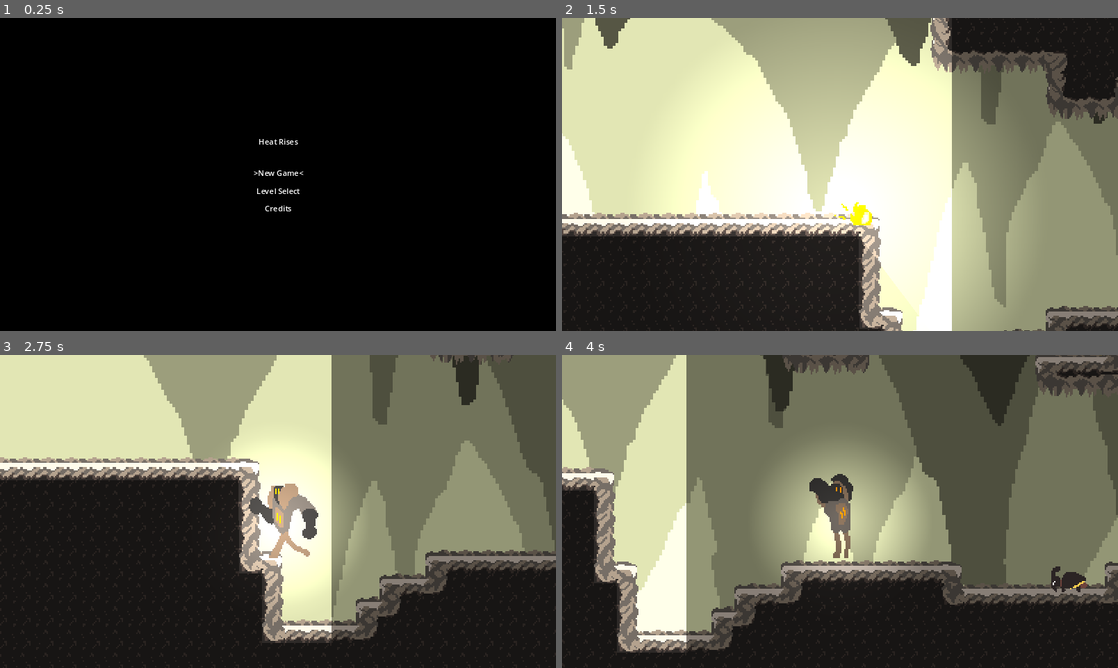
Above: before the commit, frames 1-4 (two rows, left to right).
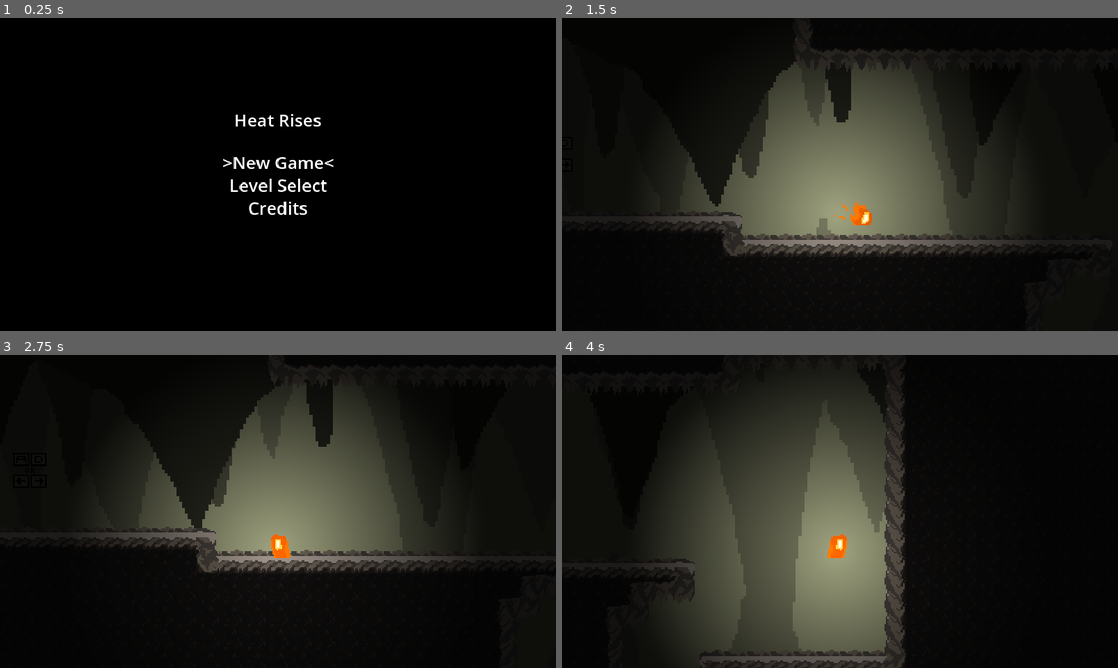
Above: after the commit, the same moments.

Repository: gcarlson/WildJam66
Game: Godot game, scene res://Assets/Scenes/home_page.tscn
The game is run twice, just before and just after one commit, with the same random seed, the same clock (stepped at 60 frames per second) and the same inputs. This scene is started directly instead of the project's main scene.
Inputs (mouse positions are in pixels of both pictures, inside the frame that each line leads up to):
- Up to frame 1 (0.25 s): no input
- Up to frame 2 (1.5 s): tap Enter (ui_accept) at 0.5 s; move the mouse to (962, 158) at 0.52 s; hold Enter (ui_accept) 0.53-1.28 s; hold Right (ui_right) from 0.53 s (still down); move the mouse to (728, 190) at 1.27 s; click (728, 190) at 1.35 s
- Up to frame 3 (2.75 s): tap Enter (ui_accept) at 1.52, 1.55, 1.82 s; move the mouse to (333, 442) at 2.02 s; release Right (ui_right) at 2.03 s; hold Left (ui_left) from 2.03 s (still down); hold Enter (ui_accept) from 2.03 s (still down); tap F (switch_form) at 2.1 s
- Up to frame 4 (4 s): move the mouse to (812, 574) at 2.77 s; release Left (ui_left) at 2.78 s; release Enter (ui_accept) at 2.78 s; hold Right (ui_right) from 2.78 s (still down); tap Enter (ui_accept) at 2.85, 3.02, 3.32 s; move the mouse to (1006, 558) at 3.52 s; hold Enter (ui_accept) from 3.53 s (still down); click (1006, 558) at 3.6 s

The runs differ from the first frame. In frame 1, 1.2% of the frame differs, in the area x 40-60%, y 30-63%; in frame 2, 81%; in frame 3, 68%; in frame 4, 84%, in the area x 0-100%, y 0-100%.

Commit message:
Touched up home page and credits

Diff:
--- /dev/null
+++ b/Assets/Scenes/Credits.gd
@@ -0,0 +1,17 @@
+extends CanvasLayer
+
+@onready var main_menu = $"../MainMenu"
+
+# Called when the node enters the scene tree for the first time.
+func _ready():
+	pass # Replace with function body.
+
+
+# Called every frame. 'delta' is the elapsed time since the previous frame.
+func _physics_process(delta):
+	if not visible:
+		return
+	if Input.is_action_just_pressed("ui_accept") or Input.is_action_just_pressed("ui_cancel"):
+		await get_tree().create_timer(0.1).timeout
+		main_menu.visible = true
+		visible = false
--- a/Assets/Scenes/home_page.gd
+++ b/Assets/Scenes/home_page.gd
@@ -3,6 +3,7 @@
 
 @onready var buttons = [$RichTextLabel2, $RichTextLabel3, $RichTextLabel4]
 @onready var level_menu = $"../LevelMenu"
+@onready var credits = $"../Credits"
 
 var scenes = ["res://Assets/Scenes/level_2.tscn", "res://Assets/Scenes/level_1.tscn", "res://Assets/Scenes/level_3.tscn"]
 
@@ -21,10 +22,14 @@
 		return
 	if Input.is_action_just_pressed("ui_accept"):
 		if index == 0:
-			get_tree().change_scene_to_file(scenes[0])
+			get_tree().change_scene_to_file("res://Assets/Scenes/level_0.tscn")
 		elif index == 1:
 			await get_tree().create_timer(0.1).timeout
 			level_menu.visible = true
+			visible = false
+		elif index == 2:
+			await get_tree().create_timer(0.1).timeout
+			credits.visible = true
 			visible = false
 	else:
 		move_cooldown -= delta
--- a/Assets/Scenes/home_page.tscn
+++ b/Assets/Scenes/home_page.tscn
@@ -1,7 +1,11 @@
-[gd_scene load_steps=3 format=3 uid="uid://cuge8cytvl0vh"]
+[gd_scene load_steps=6 format=3 uid="uid://cuge8cytvl0vh"]
 
 [ext_resource type="Script" path="res://Assets/Scenes/home_page.gd" id="1_ppya4"]
 [ext_resource type="Script" path="res://Assets/Scenes/LevelMenu.gd" id="2_ipp4i"]
+[ext_resource type="Script" path="res://Assets/Scenes/Credits.gd" id="3_7joe6"]
+[ext_resource type="Texture2D" uid="uid://bjgv7v2y81nwm" path="res://Assets/Sprites/then-the-morning-comes.png" id="3_unbpj"]
+
+[sub_resource type="Theme" id="Theme_qnbgd"]
 
 [node name="HomePage" type="Node2D"]
 
@@ -19,12 +23,13 @@
 anchor_top = 0.5
 anchor_right = 0.5
 anchor_bottom = 0.5
-offset_left = -68.5
-offset_top = -78.65
-offset_right = 68.5
-offset_bottom = -51.6401
-grow_horizontal = 2
-grow_vertical = 2
+offset_left = -169.5
+offset_top = -137.625
+offset_right = 169.5
+offset_bottom = -73.625
+grow_horizontal = 2
+grow_vertical = 2
+theme_override_font_sizes/normal_font_size = 36
 bbcode_enabled = true
 text = "[center]Heat Rises"
 
@@ -34,12 +39,13 @@
 anchor_top = 0.5
 anchor_right = 0.5
 anchor_bottom = 0.5
-offset_left = -68.5
-offset_top = -13.5049
-offset_right = 68.5
-offset_bottom = 13.5049
-grow_horizontal = 2
-grow_vertical = 2
+offset_left = -189.5
+offset_top = -50.155
+offset_right = 189.5
+offset_bottom = 9.845
+grow_horizontal = 2
+grow_vertical = 2
+theme_override_font_sizes/normal_font_size = 36
 bbcode_enabled = true
 text = "[center]>New Game<"
 
@@ -49,12 +55,13 @@
 anchor_top = 0.5
 anchor_right = 0.5
 anchor_bottom = 0.5
-offset_left = -68.5
-offset_top = 22.825
-offset_right = 68.5
-offset_bottom = 49.8349
-grow_horizontal = 2
-grow_vertical = 2
+offset_left = -187.5
+offset_top = -3.39999
+offset_right = 187.5
+offset_bottom = 59.6
+grow_horizontal = 2
+grow_vertical = 2
+theme_override_font_sizes/normal_font_size = 36
 bbcode_enabled = true
 text = "[center]Level Select"
 
@@ -64,12 +71,13 @@
 anchor_top = 0.5
 anchor_right = 0.5
 anchor_bottom = 0.5
-offset_left = -68.5
-offset_top = 58.555
-offset_right = 68.5
-offset_bottom = 85.5649
-grow_horizontal = 2
-grow_vertical = 2
+offset_left = -201.0
+offset_top = 44.455
+offset_right = 201.0
+offset_bottom = 108.455
+grow_horizontal = 2
+grow_vertical = 2
+theme_override_font_sizes/normal_font_size = 36
 bbcode_enabled = true
 text = "[center]Credits"
 
@@ -88,14 +96,17 @@
 anchor_top = 0.5
 anchor_right = 0.5
 anchor_bottom = 0.5
-offset_left = -68.5
-offset_top = -78.65
-offset_right = 68.5
-offset_bottom = -51.6401
-grow_horizontal = 2
-grow_vertical = 2
+offset_left = -171.5
+offset_top = -196.98
+offset_right = 171.5
+offset_bottom = -123.98
+grow_horizontal = 2
+grow_vertical = 2
+theme_override_font_sizes/normal_font_size = 53
 bbcode_enabled = true
 text = "[center]Levels"
+fit_content = true
+scroll_active = false
 
 [node name="RichTextLabel2" type="RichTextLabel" parent="LevelMenu"]
 anchors_preset = 8
@@ -103,14 +114,17 @@
 anchor_top = 0.5
 anchor_right = 0.5
 anchor_bottom = 0.5
-offset_left = -68.5
-offset_top = -13.5049
-offset_right = 68.5
-offset_bottom = 13.5049
-grow_horizontal = 2
-grow_vertical = 2
+offset_left = -216.0
+offset_top = -97.0
+offset_right = 218.0
+offset_bottom = -24.0
+grow_horizontal = 2
+grow_vertical = 2
+theme_override_font_sizes/normal_font_size = 44
 bbcode_enabled = true
 text = "[center]>Level 1<"
+fit_content = true
+scroll_active = false
 
 [node name="RichTextLabel3" type="RichTextLabel" parent="LevelMenu"]
 anchors_preset = 8
@@ -118,14 +132,17 @@
 anchor_top = 0.5
 anchor_right = 0.5
 anchor_bottom = 0.5
-offset_left = -68.5
-offset_top = 22.825
-offset_right = 68.5
-offset_bottom = 49.8349
-grow_horizontal = 2
-grow_vertical = 2
+offset_left = -215.5
+offset_top = -32.68
+offset_right = 217.5
+offset_bottom = 40.3203
+grow_horizontal = 2
+grow_vertical = 2
+theme_override_font_sizes/normal_font_size = 44
 bbcode_enabled = true
 text = "[center]Level 2"
+fit_content = true
+scroll_active = false
 
 [node name="RichTextLabel4" type="RichTextLabel" parent="LevelMenu"]
 anchors_preset = 8
@@ -133,14 +150,17 @@
 anchor_top = 0.5
 anchor_right = 0.5
 anchor_bottom = 0.5
-offset_left = -68.5
-offset_top = 58.555
-offset_right = 68.5
-offset_bottom = 85.5649
-grow_horizontal = 2
-grow_vertical = 2
+offset_left = -214.5
+offset_top = 25.86
+offset_right = 216.5
+offset_bottom = 98.8602
+grow_horizontal = 2
+grow_vertical = 2
+theme_override_font_sizes/normal_font_size = 44
 bbcode_enabled = true
 text = "[center]Level 3"
+fit_content = true
+scroll_active = false
 
 [node name="RichTextLabel5" type="RichTextLabel" parent="LevelMenu"]
 anchors_preset = 8
@@ -148,11 +168,49 @@
 anchor_top = 0.5
 anchor_right = 0.5
 anchor_bottom = 0.5
-offset_left = -68.5
-offset_top = 92.865
-offset_right = 68.5
-offset_bottom = 119.875
-grow_horizontal = 2
-grow_vertical = 2
+offset_left = -229.0
+offset_top = 93.88
+offset_right = 231.0
+offset_bottom = 166.88
+grow_horizontal = 2
+grow_vertical = 2
+theme_override_font_sizes/normal_font_size = 44
 bbcode_enabled = true
 text = "[center]Back"
+fit_content = true
+scroll_active = false
+
+[node name="Credits" type="CanvasLayer" parent="."]
+visible = false
+script = ExtResource("3_7joe6")
+
+[node name="ColorRect" type="ColorRect" parent="Credits"]
+offset_right = 1188.0
+offset_bottom = 675.0
+color = Color(0, 0, 0, 1)
+
+[node name="Then-the-morning-comes" type="Sprite2D" parent="Credits"]
+position = Vector2(1010, 321)
+scale = Vector2(0.25, 0.25)
+texture = ExtResource("3_unbpj")
+
+[node name="RichTextLabel5" type="RichTextLabel" parent="Credits"]
+offset_left = 98.0
+offset_top = 59.0
+offset_right = 877.0
+offset_bottom = 617.0
+theme = SubResource("Theme_qnbgd")
+theme_override_font_sizes/normal_font_size = 31
+bbcode_enabled = true
+text = "[center]Heat Rises[/center]
+
+Music/Level Design                                       Dragostego
+Lead Artist                                                                 iStead
+Programming/Level Design                               Peaches
+Level Design                                        SalmonSleighRide
+
+Special thanks to our playtesters:
+HappyPhoenix
+SkateBoardKnight
+
+[center]>Back<"
--- a/Assets/Scenes/level_1.tscn
+++ b/Assets/Scenes/level_1.tscn
@@ -153,19 +153,10 @@
 centered = false
 
 [node name="CanvasModulate" type="CanvasModulate" parent="ParallaxBackground"]
-visible = false
 color = Color(0.0980392, 0.0980392, 0.0980392, 1)
 
 [node name="CanvasModulate" type="CanvasModulate" parent="."]
-visible = false
 color = Color(0.211765, 0.211765, 0.211765, 1)
-
-[node name="DirectionalLight2D" type="DirectionalLight2D" parent="."]
-visible = false
-position = Vector2(141, 4)
-range_layer_min = -5
-range_layer_max = 5
-shadow_enabled = true
 
 [node name="NavigationRegion2D" type="NavigationRegion2D" parent="."]
 position = Vector2(-19, 29)
Binary file added: Assets/Sprites/then-the-morning-comes.png
Not shown, added: Assets/Sprites/then-the-morning-comes.png.import
